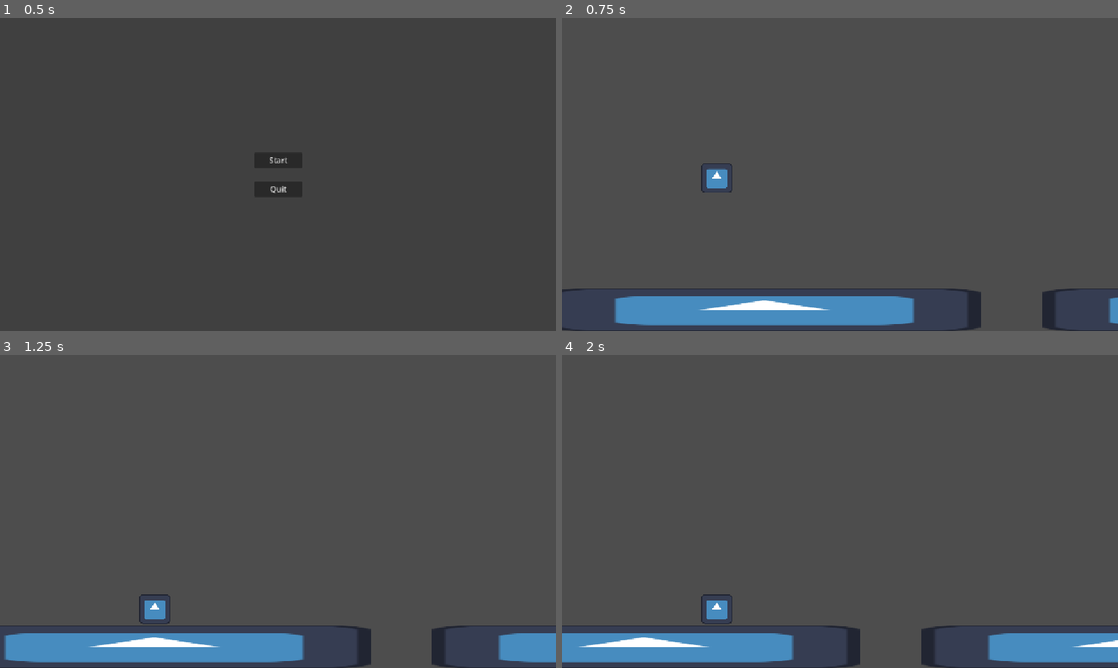
Above: before the commit, frames 1-4 (two rows, left to right).
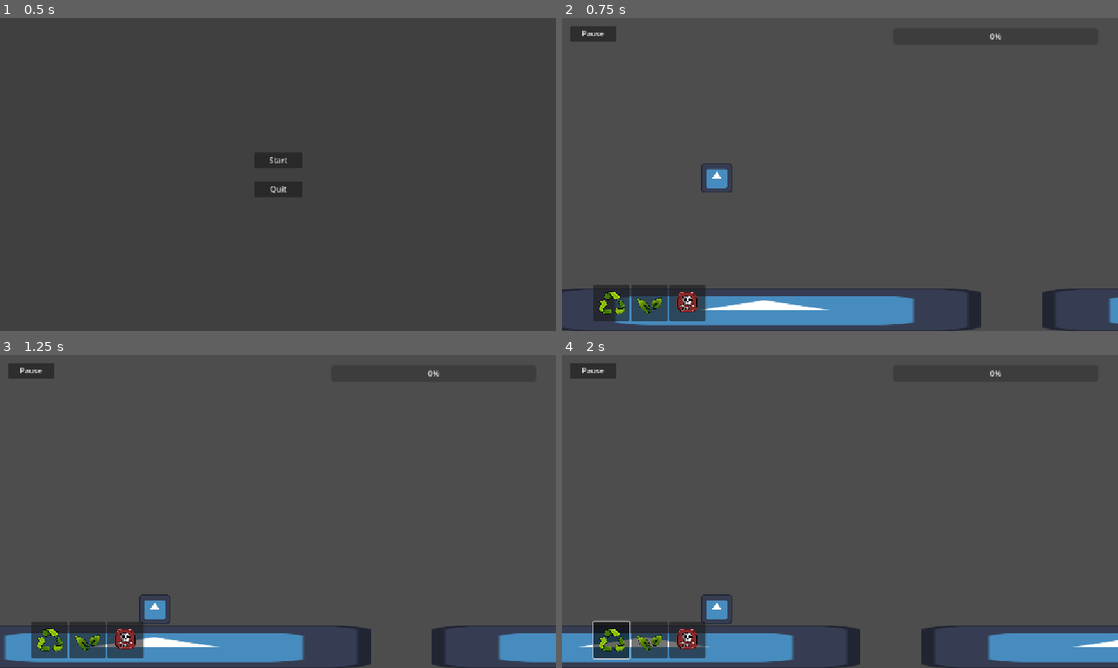
Above: after the commit, the same moments.

Repository: wends05/trash-trek
Game: Godot game, scene res://scenes/MainMenu.tscn
Two runs of this game, one before a commit and one after it. Both use one fixed random seed, a clock stepped at 60 frames per second and the inputs below. The engine's default icon, where the game draws it, is replaced by a stand-in: a white triangle on a blue panel in a dark square.
Inputs (mouse positions are in pixels of both pictures, inside the frame that each line leads up to):
- Up to frame 1 (0.5 s): no input
- Up to frame 2 (0.75 s): click "Start" at 0.5 s
- Up to frame 3 (1.25 s): no input
- Up to frame 4 (2 s): click (612, 639) at 1.27 s

Frame 1 is identical in both runs. In frame 2, 2.6% of the frame differs, in the area x 1-79%, y 2-97%; in frame 3, 2.6%; in frame 4, 2.8%, in the area x 1-79%, y 2-98%.

Commit message:
Update UI scene and refactor enums in utils script for better organization

Diff:
--- a/scenes/ui.tscn
+++ b/scenes/ui.tscn
@@ -1,6 +1,7 @@
-[gd_scene load_steps=7 format=3 uid="uid://cnvc3c5c6c8mj"]
+[gd_scene load_steps=8 format=3 uid="uid://cnvc3c5c6c8mj"]
 
 [ext_resource type="Script" uid="uid://cad734vbhmmtg" path="res://scripts/ui.gd" id="1_nt7q6"]
+[ext_resource type="PackedScene" uid="uid://ciuvi7tl2l5wv" path="res://scenes/pause_menu.tscn" id="2_p7vwb"]
 [ext_resource type="PackedScene" uid="uid://decqbrmnhe0kb" path="res://scenes/Energy.tscn" id="2_x4jx1"]
 [ext_resource type="ButtonGroup" uid="uid://chvwa86vrsf2w" path="res://resources/ToggleGroup.tres" id="3_8dubc"]
 [ext_resource type="Texture2D" uid="uid://bmpxcsb6kpdy1" path="res://assets/Recyclable Logo.png" id="3_wm3ai"]
@@ -16,7 +17,7 @@
 grow_vertical = 2
 script = ExtResource("1_nt7q6")
 
-[node name="PauseMenu" parent="." instance=ExtResource("2_yev5y")]
+[node name="PauseMenu" parent="." instance=ExtResource("2_p7vwb")]
 layout_mode = 1
 
 [node name="EnergyBar" parent="." instance=ExtResource("2_x4jx1")]
--- a/scripts/utils.gd
+++ b/scripts/utils.gd
@@ -4,6 +4,19 @@
 	Recyclable,
 	Biodegradable,
 	ToxicWaste
+}
+enum GameStateType {
+	Win,
+	Lose,
+	Pause,
+	Play,
+}
+
+enum UIStateType {
+	Settings,
+	PauseMenu,
+	WinScreen,
+	LoseScreen,
 }
 
 # Define available trash items for each type (exact file names)
@@ -18,19 +31,6 @@
 	TrashType.Recyclable: "Recyclable",
 	TrashType.Biodegradable: "Biodegradable",
 	TrashType.ToxicWaste: "Toxicwaste"
-}
-enum GameStateType {
-	Win,
-	Lose,
-	Pause,
-	Play,
-}
-
-enum UIStateType {
-	Settings,
-	PauseMenu,
-	WinScreen,
-	LoseScreen,
 }
 
 func get_enum_name(enum_dict: Dictionary, value: int) -> String:
